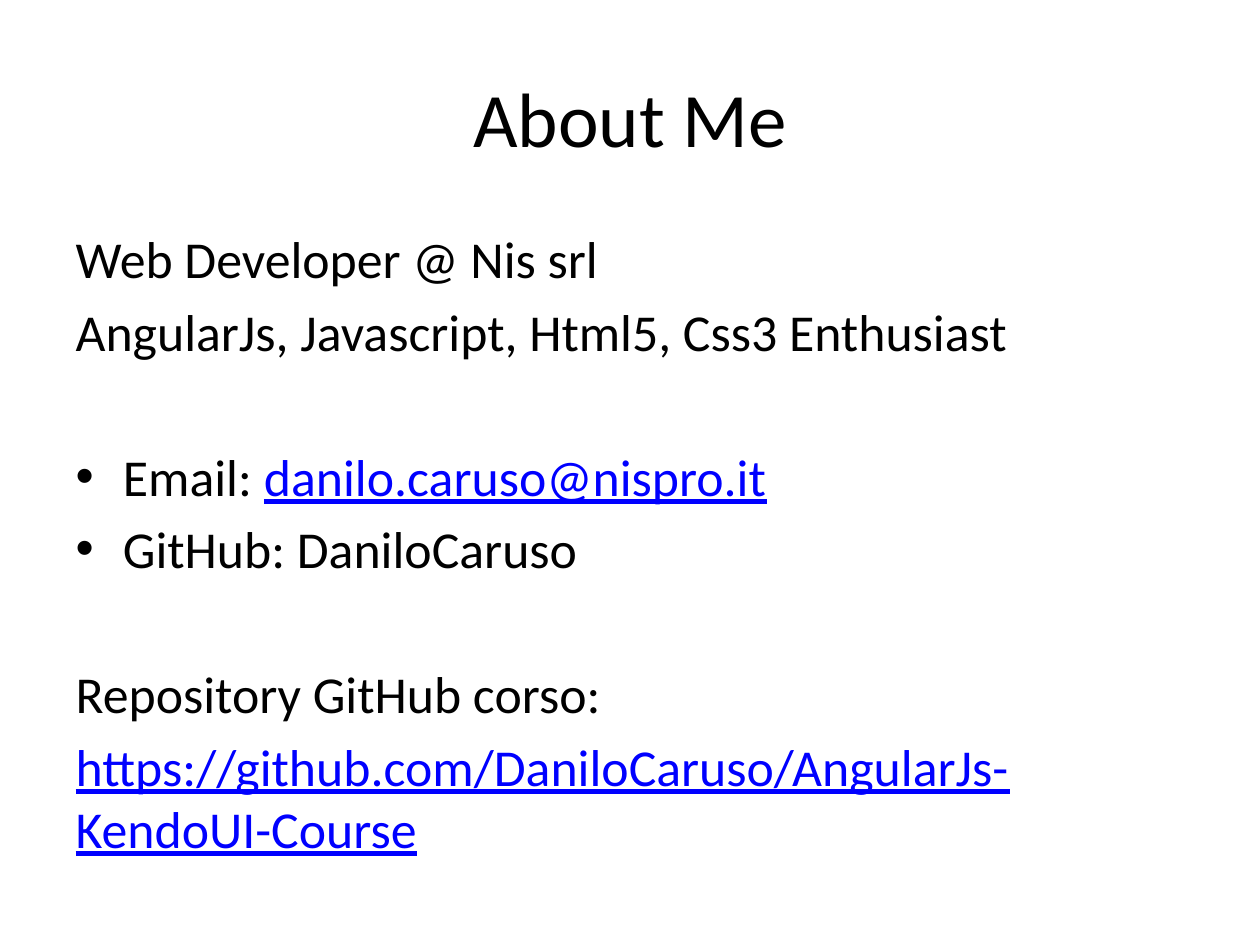
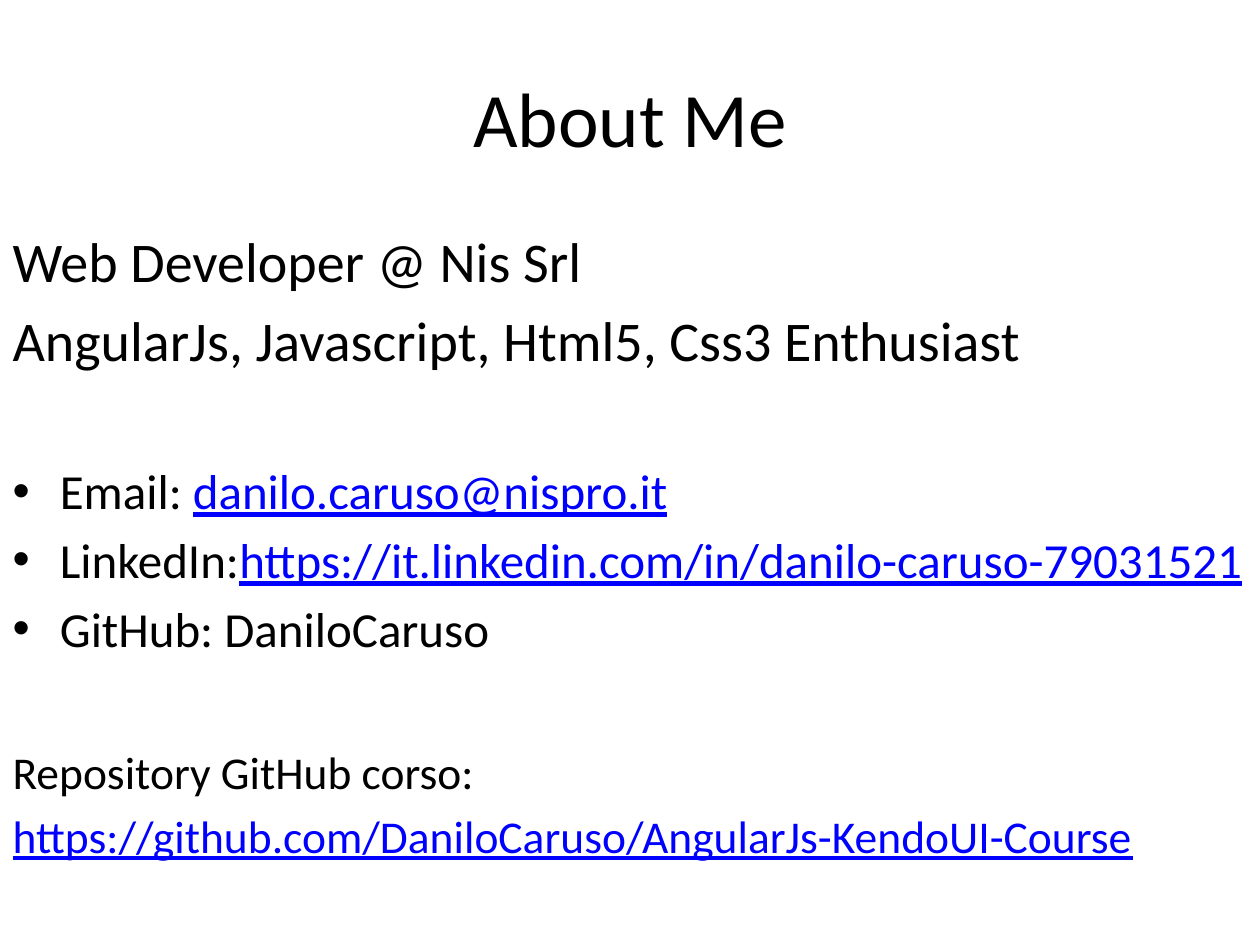
Before and after one commit to DaniloCaruso/AngularJs-KendoUI-Course, a slide deck: slide 2 of AngularJs e KendoUI.pptx. Drawn at 1260x945 pixels with LibreOffice and Linux fonts; fonts in the diff are those of the drawing. Boxes give left, top, right and bottom in pixels: in the first picture for what was removed or moved away, otherwise in the second. Text is boxed around its words. In the diff, an @@ line names an element or a change of style, - is before the commit and + after.

Commit message:
Modificate le Slide

```diff
--- a/AngularJs e KendoUI.pptx
+++ b/AngularJs e KendoUI.pptx
@@ text "Web Developer @ Nis Srl": place and size @@
-text "Web Developer @ Nis Srl" at box(76, 242, 1009, 856)
+text "Web Developer @ Nis Srl" at box(13, 243, 1242, 861)
@@ text at box(13, 243, 581, 291): text changed; size 29.6 to 32 pt @@
-Web Developer @ Nis srl
+Web Developer @ Nis Srl
@@ text at box(13, 322, 1132, 861): size 29.6 to 32 pt in "AngularJs, Javascript, Html5, Css3 Enthusiast"; size 29.6 to 28 pt in "Email: danilo.caruso@nispro.it", "GitHub: DaniloCaruso"; size 29.6 to 26 pt in "Repository GitHub corso:", "https://github.com/DaniloCaruso/AngularJs-KendoUI-Course" @@
@@ text at box(60, 544, 1242, 586): paragraph added @@
+• LinkedIn:https://it.linkedin.com/in/danilo-caruso-79031521
```
